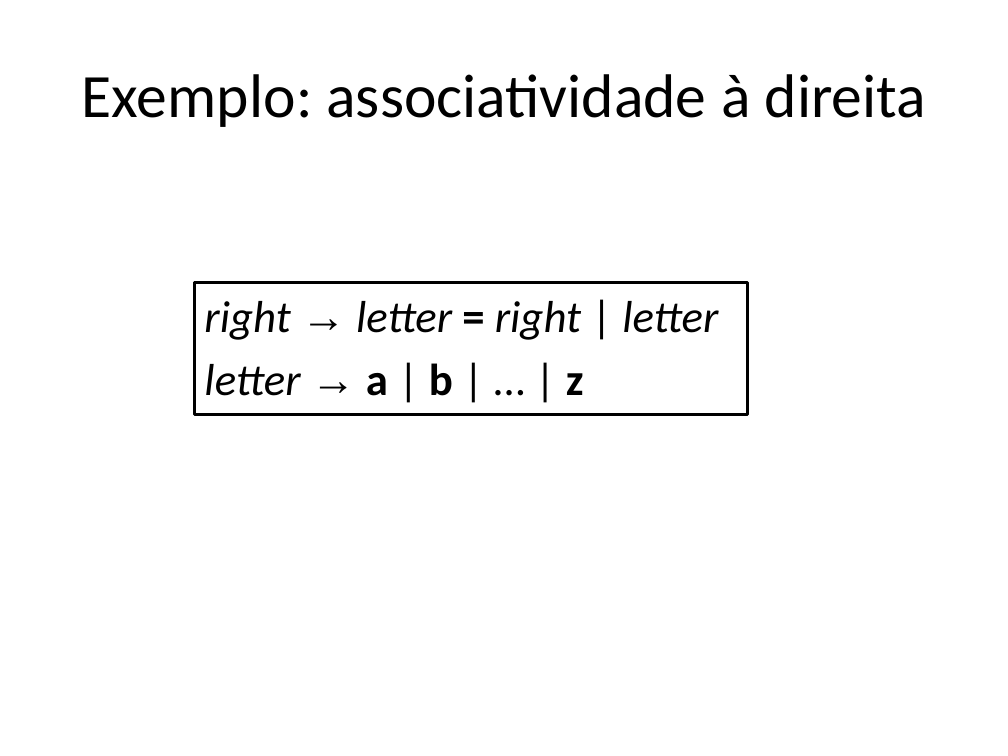
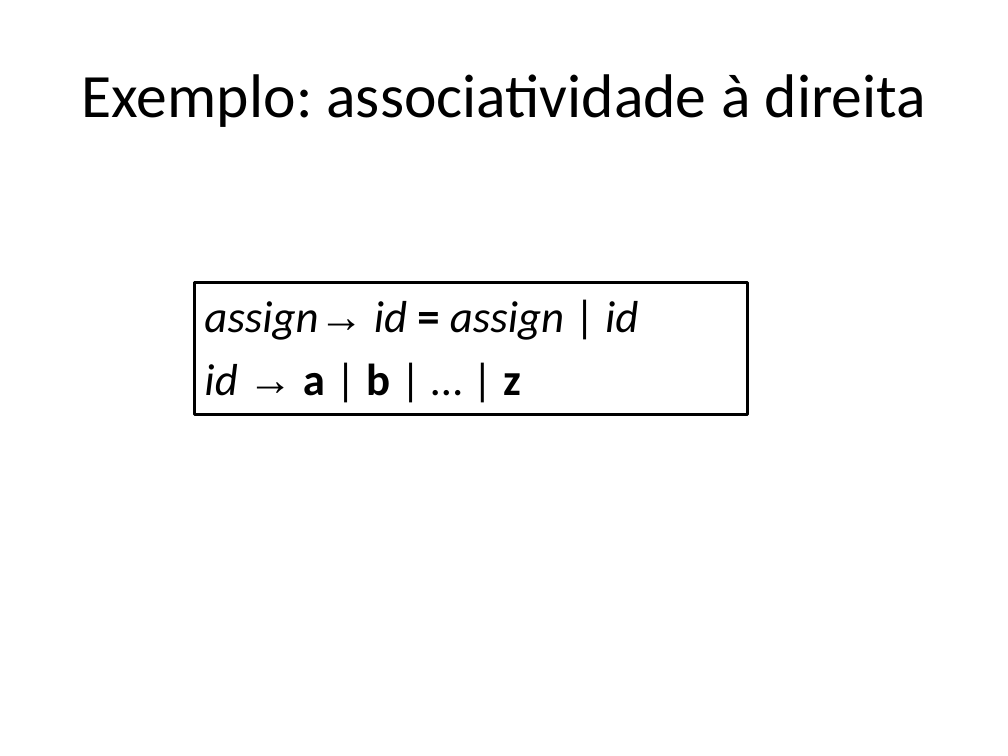
Before and after one commit to damorim/compilers-cin, a slide deck: slide 29 of slides-aulas/conceitos-basicos.pptx. Drawn at 1008x756 pixels with LibreOffice and Linux fonts; fonts in the diff are those of the drawing. Boxes give left, top, right and bottom in pixels: in the first picture for what was removed or moved away, otherwise in the second. Text is boxed around its words. In the diff, an @@ line names an element or a change of style, - is before the commit and + after.

```diff
--- a/slides-aulas/conceitos-basicos.pptx
+++ b/slides-aulas/conceitos-basicos.pptx
@@ text at bbox=[204, 301, 638, 396]: text changed @@
-right → letter = right | letter
-letter → a | b | … | z
+assign→ id = assign | id
+id → a | b | … | z
```
Also in this commit, not shown: 1 other slide changed, 4 other files.
